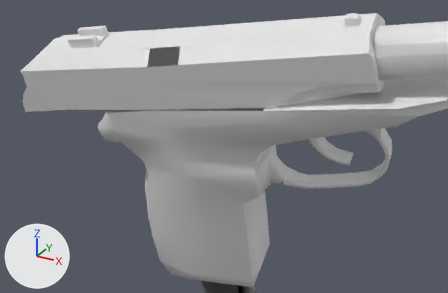
Two versions of the OBJ model Vertex_Animation_Compiler/Assets/Makarov_Pistol_Reload183.obj, one commit apart.
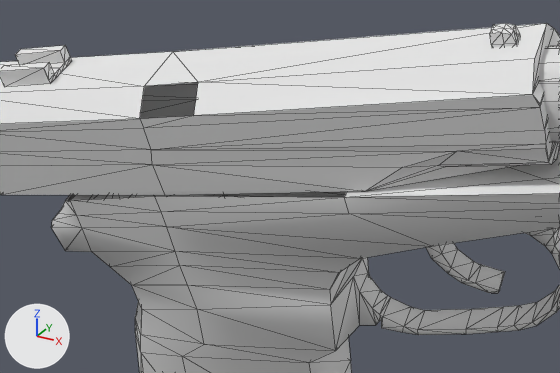
Each version is shown from a 50 mm lens placed at (0.4649, -0.3081, 0.0093), pointed at (0.3675, -0.1309, -0.0793), then close up on the part from 15% to 86% of the width and 0% to 72% of the height. The lights are fixed; the arrows at lower left show +X, +Y and +Z. The close-ups show mesh edges as thin lines. Where no turn or scale is listed for an object, it has been applied to the vertices.

The first close-up shows 'Rest_of_the_gun_Sphere', 'Top_Slider_Sphere.001'.
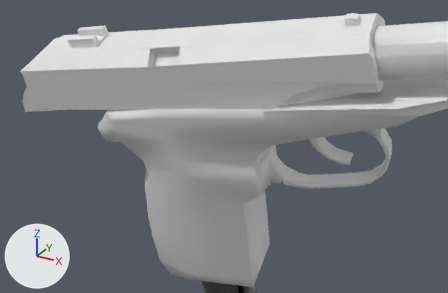
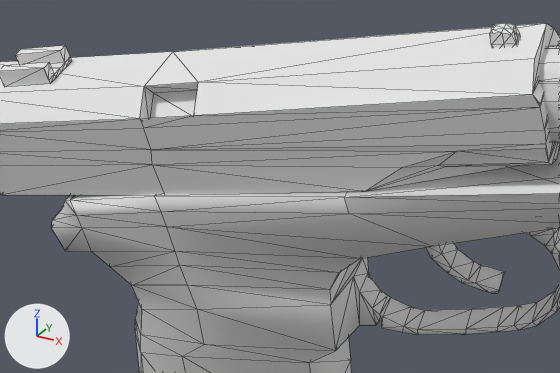
Where the change shows, as pixel boxes (x1, y1, x2, y2) in the close-ups (560 x 373 px):
part 1 of me_rest_of_the_gun_sphere, added: after (65, 192, 347, 201)
part 2 of me_top_slider_sphere_001, added: after (140, 82, 198, 119)

Edits to the bpy script that builds the scene:
```text
Change me_rest_of_the_gun_sphere:
    where me_rest_of_the_gun_sphere.from_pydata(...)  # 272 vertices, 519 faces; spans x 0.3123..0.4593, y -0.1389..-0.0831, z -0.1594..-0.0265
    used by ob_rest_of_the_gun_sphere; location = (0.0, 0.0, 0.0)
    verts and faces of me_rest_of_the_gun_sphere; kept vertices keep their numbers, new ones are numbered from 272
    before: 164 (0.3798, -0.1091, -0.0551), 166 (0.3214, -0.1389, -0.0723) at pixel (65, 200), 175 (0.3227, -0.1388, -0.072) at pixel (70, 200), 178 (0.3833, -0.133, -0.0623) at pixel (344, 197), 179 (0.3432, -0.1371, -0.068) at pixel (154, 196)
    before: 180 (0.3193, -0.1149, -0.0647), 181 (0.3397, -0.1132, -0.0607), 183 (0.318, -0.115, -0.0651)
    me_rest_of_the_gun_sphere part 1
    add faces += [(164, 181, 179), (175, 179, 181), (166, 175, 183), (164, 179, 178), (175, 181, 180), (175, 180, 183)]
Change me_top_slider_sphere_001:
    used by ob_top_slider_sphere_001; location = (0.0, 0.0, 0.0)
    remove me_top_slider_sphere_001.from_pydata(...)  # 127 vertices, 227 faces; spans x 0.2797..0.4192, y -0.1471..-0.1087, z -0.0778..-0.0292
    add me_top_slider_sphere_001.from_pydata(...)  # 131 vertices, 237 faces; spans x 0.2797..0.4192, y -0.1471..-0.1087, z -0.0778..-0.0292
    me_top_slider_sphere_001 part 2
    4 vertices are added at (0.3552, -0.1373, -0.0508), (0.3437, -0.1386, -0.0528), (0.354, -0.1336, -0.0455), (0.3425, -0.1348, -0.0474)
    10 new faces join them
```
